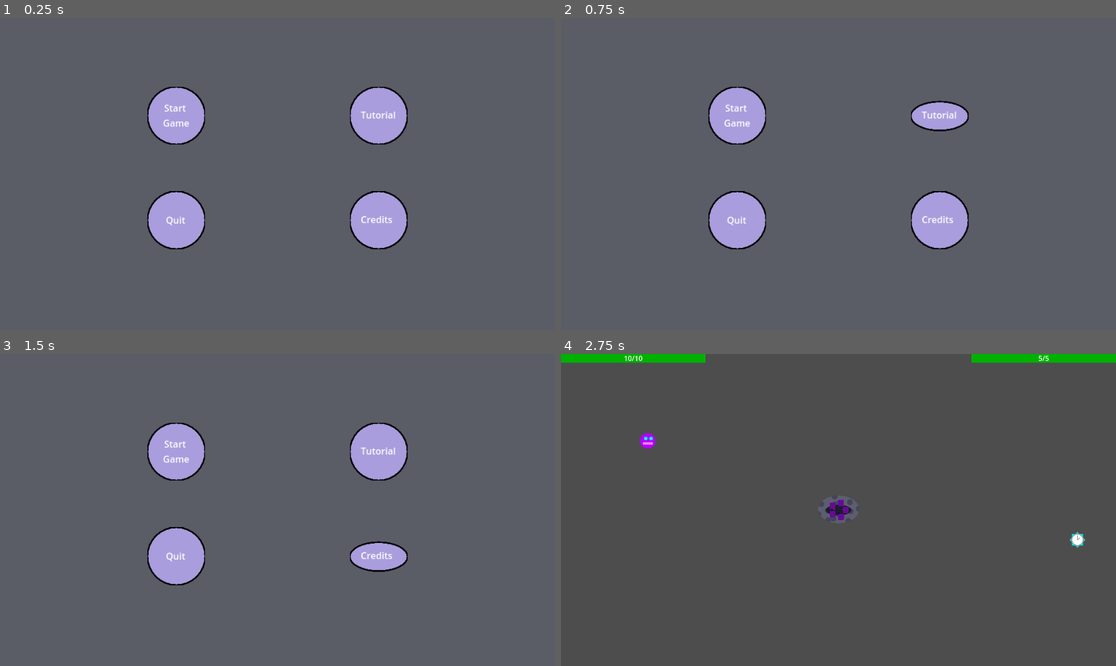
Above: before the commit, frames 1-4 (two rows, left to right).
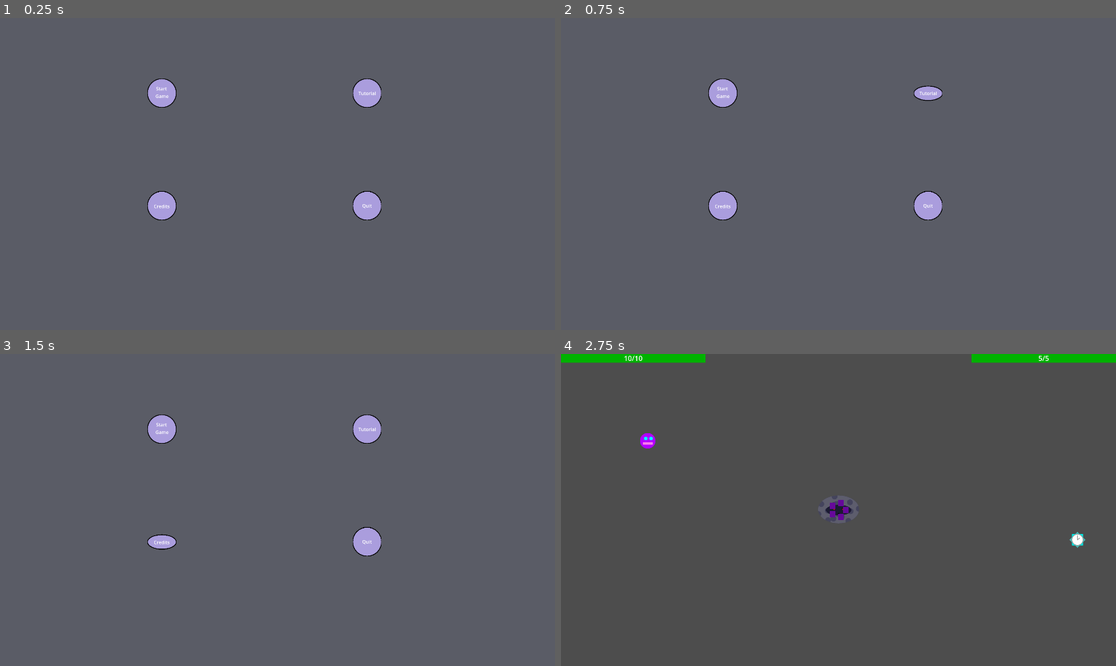
Above: after the commit, the same moments.

Repository: Antoine-Lagache/GameJam_2025
Game: Godot game, scene res://scene/start_menu.tscn
Same seed, same stepped clock (60 frames per second), same inputs: the game is played once before the commit and once after it.
Inputs:
- Up to frame 1 (0.25 s): no input
- Up to frame 2 (0.75 s): click "Tutorial" at 0.5 s
- Up to frame 3 (1.5 s): click "Credits" at 1.25 s
- Up to frame 4 (2.75 s): click "Start Game" at 2 s

The runs differ from the first frame. In frame 1, 5.9% of the frame differs, in the area x 26-74%, y 19-75%; in frame 2, 5.4%; in frame 3, 5.6%; in frame 4, nothing differs.

Commit message:
Small rework of menu_buttons

Diff:
--- a/gamejame/scene/menu_button.tscn
+++ b/gamejame/scene/menu_button.tscn
@@ -1,17 +1,11 @@
-[gd_scene load_steps=6 format=3 uid="uid://by160yhbb0qpo"]
+[gd_scene load_steps=3 format=3 uid="uid://by160yhbb0qpo"]
 
-[ext_resource type="Texture2D" uid="uid://cy7gdr7katbib" path="res://sprites/normal_button.png" id="1_0kp8n"]
-[ext_resource type="Texture2D" uid="uid://c0q4eow01w7ox" path="res://sprites/pressed_button.png" id="2_21xop"]
-[ext_resource type="Texture2D" uid="uid://btgdf85wudbpc" path="res://sprites/hovered_button.png" id="3_8d1xv"]
 [ext_resource type="Script" uid="uid://dbbuxhjbyns0w" path="res://script/menu_button.gd" id="4_8d1xv"]
 [ext_resource type="AudioStream" uid="uid://hu6ksnfcfxcu" path="res://sounds/menu_button.mp3" id="5_7ddbv"]
 
 [node name="MenuButton" type="TextureButton"]
 offset_right = 40.0
 offset_bottom = 40.0
-texture_normal = ExtResource("1_0kp8n")
-texture_pressed = ExtResource("2_21xop")
-texture_hover = ExtResource("3_8d1xv")
 script = ExtResource("4_8d1xv")
 
 [node name="hoverSound" type="AudioStreamPlayer2D" parent="."]
--- a/gamejame/scene/start_menu.tscn
+++ b/gamejame/scene/start_menu.tscn
@@ -1,7 +1,7 @@
 [gd_scene load_steps=4 format=3 uid="uid://xrnld6ll3m0h"]
 
 [ext_resource type="Script" uid="uid://dhthqbj36gf7m" path="res://script/start_menu.gd" id="1_e43t8"]
-[ext_resource type="PackedScene" uid="uid://by160yhbb0qpo" path="res://scene/menu_button.tscn" id="1_x6qk2"]
+[ext_resource type="PackedScene" uid="uid://ors7uvaq62k2" path="res://scene/start_menu_button.tscn" id="3_nld4k"]
 
 [sub_resource type="StyleBoxFlat" id="StyleBoxFlat_i2t3q"]
 bg_color = Color(0.352, 0.36, 0.4, 1)
@@ -21,71 +21,68 @@
 offset_bottom = 1080.0
 theme_override_styles/panel = SubResource("StyleBoxFlat_i2t3q")
 
-[node name="GameButton" parent="Panel" instance=ExtResource("1_x6qk2")]
+[node name="StartButton" parent="." instance=ExtResource("3_nld4k")]
 layout_mode = 0
 offset_left = 510.0
-offset_top = 238.0
+offset_top = 210.0
 offset_right = 610.0
-offset_bottom = 338.0
-scale = Vector2(2, 2)
+offset_bottom = 310.0
 
-[node name="Label" type="Label" parent="Panel/GameButton"]
+[node name="StartGame" type="Label" parent="StartButton"]
 layout_mode = 0
-offset_left = 19.0
-offset_top = 25.0
-offset_right = 81.0
-offset_bottom = 75.0
+offset_left = 20.0
+offset_top = 23.0
+offset_right = 82.0
+offset_bottom = 73.0
 text = "Start
 Game"
 horizontal_alignment = 1
 
-[node name="TutorialButton" parent="Panel" instance=ExtResource("1_x6qk2")]
+[node name="TutorialButton" parent="." instance=ExtResource("3_nld4k")]
 layout_mode = 0
-offset_left = 1210.0
-offset_top = 238.0
-offset_right = 1310.0
-offset_bottom = 338.0
-scale = Vector2(2, 2)
+offset_left = 1220.0
+offset_top = 210.0
+offset_right = 1320.0
+offset_bottom = 310.0
 
-[node name="Label" type="Label" parent="Panel/TutorialButton"]
+[node name="Tutorial" type="Label" parent="TutorialButton"]
 layout_mode = 0
-offset_left = 19.0
-offset_top = 37.0
-offset_right = 81.0
-offset_bottom = 60.0
+offset_left = 20.0
+offset_top = 39.0
+offset_right = 82.0
+offset_bottom = 62.0
 text = "Tutorial"
 
-[node name="CreditsButton" parent="Panel" instance=ExtResource("1_x6qk2")]
-layout_mode = 0
-offset_left = 1210.0
-offset_top = 600.0
-offset_right = 1310.0
-offset_bottom = 700.0
-scale = Vector2(2, 2)
-
-[node name="Label" type="Label" parent="Panel/CreditsButton"]
-layout_mode = 0
-offset_left = 19.0
-offset_top = 37.0
-offset_right = 81.0
-offset_bottom = 60.0
-text = "Credits"
-
-[node name="QuitButton" parent="Panel" instance=ExtResource("1_x6qk2")]
+[node name="CreditsButton" parent="." instance=ExtResource("3_nld4k")]
 layout_mode = 0
 offset_left = 510.0
 offset_top = 600.0
 offset_right = 610.0
 offset_bottom = 700.0
-scale = Vector2(2, 2)
 
-[node name="Label" type="Label" parent="Panel/QuitButton"]
+[node name="Credits" type="Label" parent="CreditsButton"]
 layout_mode = 0
-offset_left = 32.0
+offset_left = 22.0
+offset_top = 40.0
+offset_right = 84.0
+offset_bottom = 63.0
+text = "Credits"
+
+[node name="QuitButton" parent="." instance=ExtResource("3_nld4k")]
+layout_mode = 0
+offset_left = 1220.0
+offset_top = 600.0
+offset_right = 1320.0
+offset_bottom = 700.0
+
+[node name="Quit" type="Label" parent="QuitButton"]
+layout_mode = 0
+offset_left = 33.0
 offset_top = 38.0
-offset_right = 69.0
+offset_right = 70.0
 offset_bottom = 61.0
 text = "Quit"
 
-[connection signal="pressed" from="Panel/GameButton" to="." method="_on_game_button_pressed"]
-[connection signal="pressed" from="Panel/QuitButton" to="." method="_on_quit_button_pressed"]
+[connection signal="pressed" from="StartButton" to="." method="_on_start_button_pressed"]
+[connection signal="pressed" from="TutorialButton" to="." method="_on_tutorial_button_pressed"]
+[connection signal="pressed" from="QuitButton" to="." method="_on_quit_button_pressed"]
--- /dev/null
+++ b/gamejame/scene/start_menu_button.tscn
@@ -0,0 +1,11 @@
+[gd_scene load_steps=5 format=3 uid="uid://ors7uvaq62k2"]
+
+[ext_resource type="PackedScene" uid="uid://by160yhbb0qpo" path="res://scene/menu_button.tscn" id="1_yg46k"]
+[ext_resource type="Texture2D" uid="uid://cy7gdr7katbib" path="res://sprites/normal_button.png" id="2_m1mda"]
+[ext_resource type="Texture2D" uid="uid://c0q4eow01w7ox" path="res://sprites/pressed_button.png" id="3_c1ut4"]
+[ext_resource type="Texture2D" uid="uid://btgdf85wudbpc" path="res://sprites/hovered_button.png" id="4_xab7p"]
+
+[node name="MenuButton" instance=ExtResource("1_yg46k")]
+texture_normal = ExtResource("2_m1mda")
+texture_pressed = ExtResource("3_c1ut4")
+texture_hover = ExtResource("4_xab7p")
--- a/gamejame/script/start_menu.gd
+++ b/gamejame/script/start_menu.gd
@@ -1,9 +1,12 @@
 extends Control
 
 
+func _on_start_button_pressed() -> void:
+	get_tree().change_scene_to_file("res://scene/main.tscn")  # Replace with function body.
 
-func _on_game_button_pressed() -> void:
-	get_tree().change_scene_to_file("res://scene/main.tscn")  # Replace with function body.
+
+func _on_tutorial_button_pressed() -> void:
+	get_tree().change_scene_to_file("res://scene/tutorial.tscn")
 
 
 func _on_quit_button_pressed() -> void:
